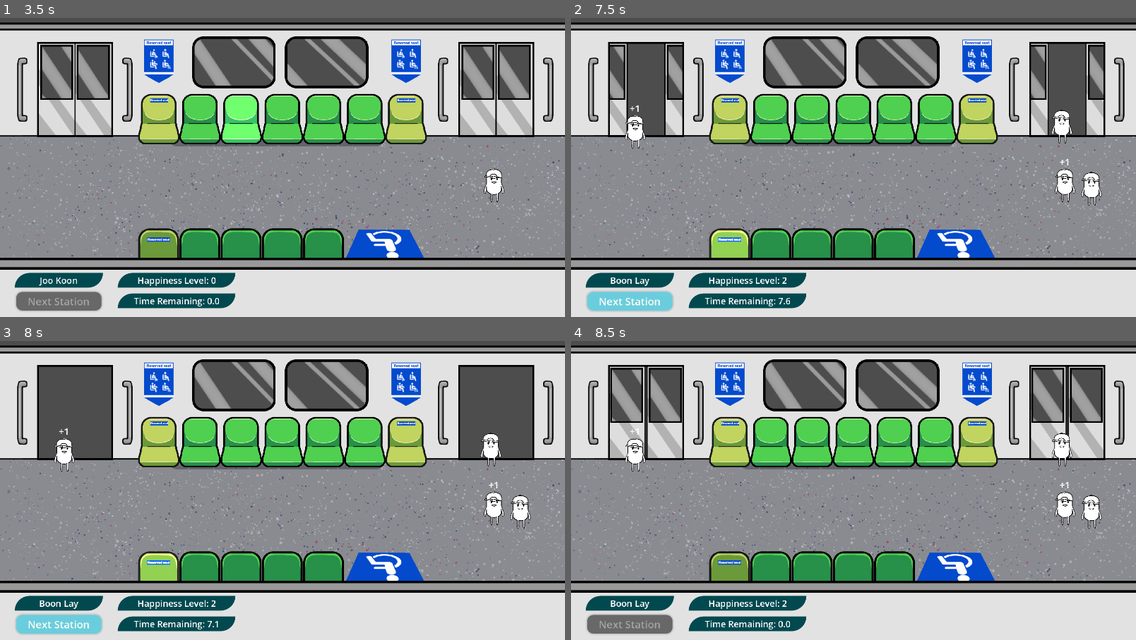
Above: before the commit, frames 1-4 (two rows, left to right).
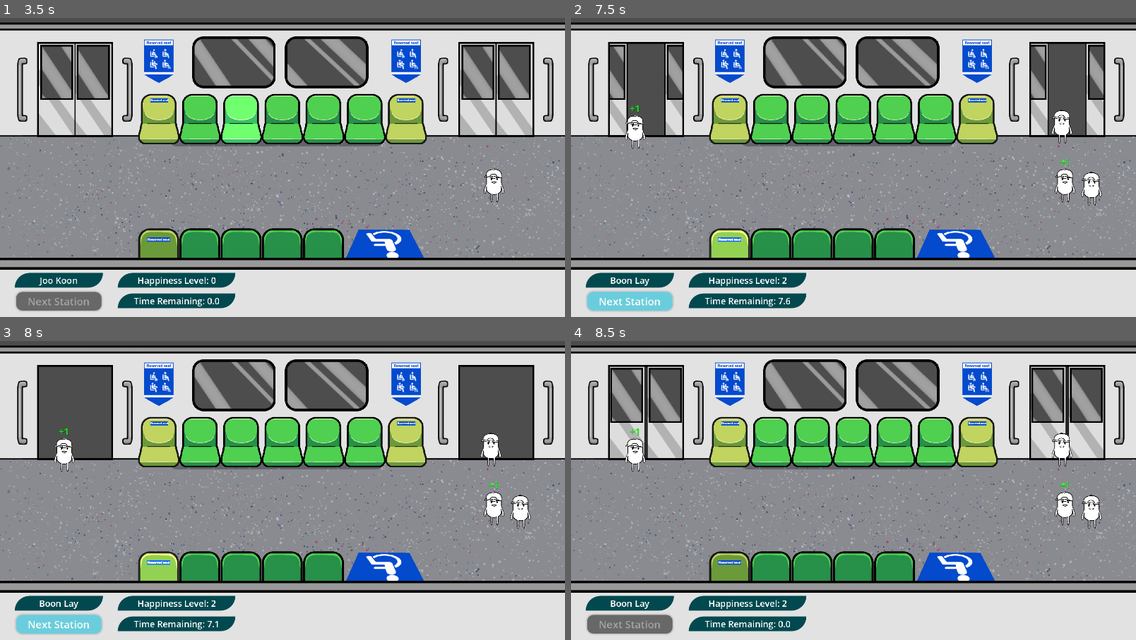
Above: after the commit, the same moments.

Repository: Jagureo/HeritageJam2025
Game: Godot game, scene res://Scenes/game.tscn
Same seed, same stepped clock (60 frames per second), same inputs: the game is played once before the commit and once after it.
Inputs (mouse positions are in pixels of both pictures, inside the frame that each line leads up to):
- Up to frame 1 (3.5 s): click "Next Station" at 0.5 s; move the mouse to (158, 119) at 1.27 s; click (158, 119) at 1.35 s; tap Enter at 2 s; move the mouse to (197, 119) at 2.02 s; tap 0 at 2.1 s; tap Space at 2.75 s; move the mouse to (242, 119) at 2.77 s; click (242, 119) at 2.85 s
- Up to frame 2 (7.5 s): tap Enter at 3.5, 6.5 s; move the mouse to (853, 119) at 3.52 s; tap 0 at 3.6, 5.85, 7.35 s; click "Next Station" at 4.25 s; move the mouse to (893, 119) at 5.02 s; click (893, 119) at 5.1 s; tap Space at 5.75, 7.25 s; move the mouse to (938, 119) at 5.77 s; move the mouse to (977, 119) at 6.52 s; click (977, 119) at 6.6 s; move the mouse to (729, 245) at 7.27 s
- Up to frame 3 (8 s): no input
- Up to frame 4 (8.5 s): click "Next Station" at 8 s

Frame 1 is identical in both runs. In frame 2, less than 0.1% of the frame differs, in the area x 10-89%, y 29-50%; in frame 3, less than 0.1%; in frame 4, less than 0.1%.

Commit message:
Added colours to passenger score popup

Diff:
--- a/HGJ/Scenes/Prefabs/Passenger.tscn
+++ b/HGJ/Scenes/Prefabs/Passenger.tscn
@@ -32,6 +32,7 @@
 offset_right = 27.0
 offset_bottom = -58.0
 theme_override_colors/font_color = Color(1, 1, 1, 1)
+theme_override_colors/font_shadow_color = Color(0, 0, 0, 0.247059)
 theme_override_font_sizes/font_size = 32
 text = "+67"
 horizontal_alignment = 1
--- a/HGJ/Scripts/Gameplay/Passenger.gd
+++ b/HGJ/Scripts/Gameplay/Passenger.gd
@@ -188,8 +188,13 @@
 
 func show_evaluated_score_popup(score : int) -> void:
 	if score < 0:
+		mScorePopupLabel.add_theme_color_override("font_color", Color.RED)
 		mScorePopupLabel.text = "%d" % score
 	else:
+		if score > 0:
+			mScorePopupLabel.add_theme_color_override("font_color", Color.GREEN)
+		else:
+			mScorePopupLabel.add_theme_color_override("font_color", Color.WHITE)
 		mScorePopupLabel.text = "+%d" % score
 	mScorePopupTimer.start(2)
 	mScorePopupLabel.visible = true
